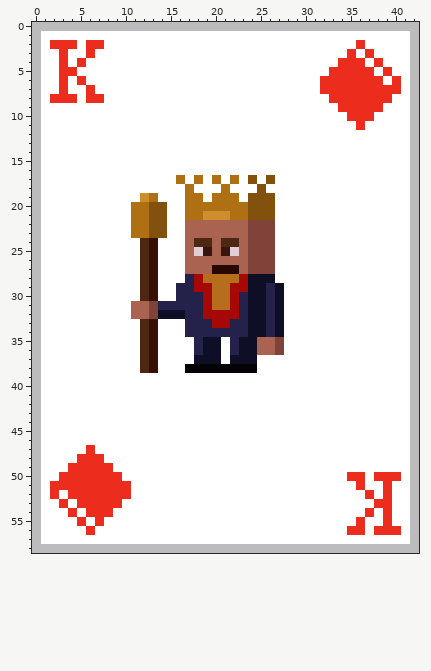
One commit to this pixel-art sprite: app/src/main/assets/cards/diamonds/king.png. The picture above was drawn from the file before the commit.
The file is 344x472 pixels, drawn in blocks of 8x8; one block is one cell here. Colours within 5 levels of each other are drawn and written as one.
After the commit:
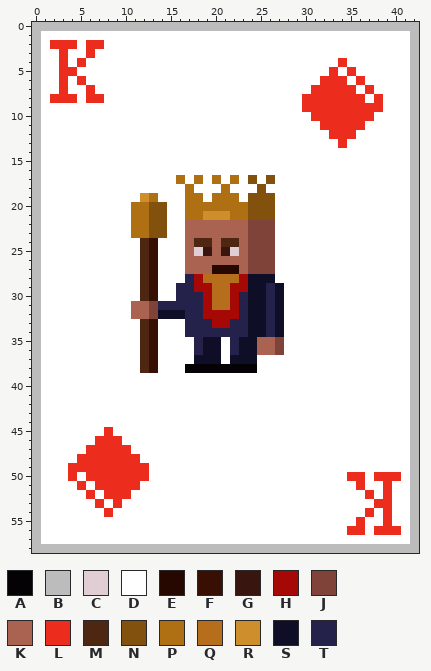
Palette (. is transparent): A #050205  B #bcbcbc  C #e1ced5  D #ffffff  E #270800  F #370f03  G #38160f  H #a60905  J #7f433a  K #aa6351  L #ec2d1e  M #4e2712  N #83510e  P #af7013  Q #b66e1d  R #ce8e2c  S #0f0e27  T #24224a
The edit:
The edit turns colour L into colour D in row 2 at x 36; in row 3 at x 35 and 37; in row 4 at x 35 to 36 and 38; in row 5 at x 34, 36 to 37 and 39; in row 6 at x 35, 37 to 38 and 40; in row 7 at x 36 and 38 to 40.
The edit turns colour L into colour D in row 8 at x 37 and 39; in row 50 at x 3 and 5; in row 51 at x 2 to 4 and 6; in row 52 at x 2, 4 to 5 and 7; in row 53 at x 3, 5 to 6 and 8; in row 54 at x 4 and 6 to 7.
The edit turns colour L into colour D in row 55 at x 5 and 7; in row 56 at x 6.
The edit turns colour D into colour L in row 7 at x 31; in row 8 at x 30 to 32; in row 9 at x 30 to 33; in row 10 at x 31 to 34; in row 11 at x 32 to 35; in row 12 at x 33 to 35.
The edit turns colour D into colour L in row 13 at x 34; in row 45 at x 8; in row 46 at x 7 to 9; in row 47 at x 7 to 10; in row 48 at x 8 to 11; in row 49 at x 9 to 12.
The edit turns colour D into colour L in row 50 at x 10 to 12; in row 51 at x 11.
